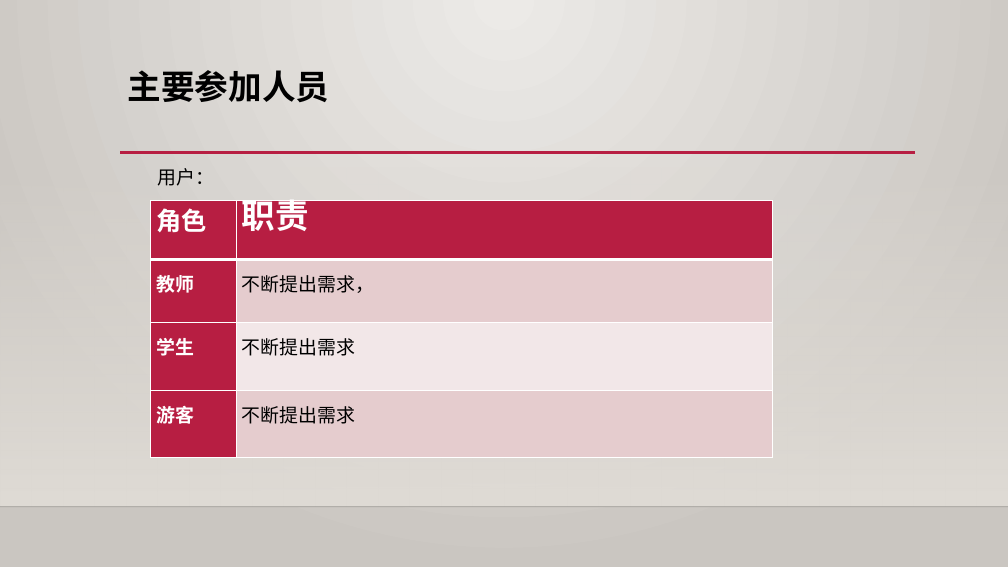
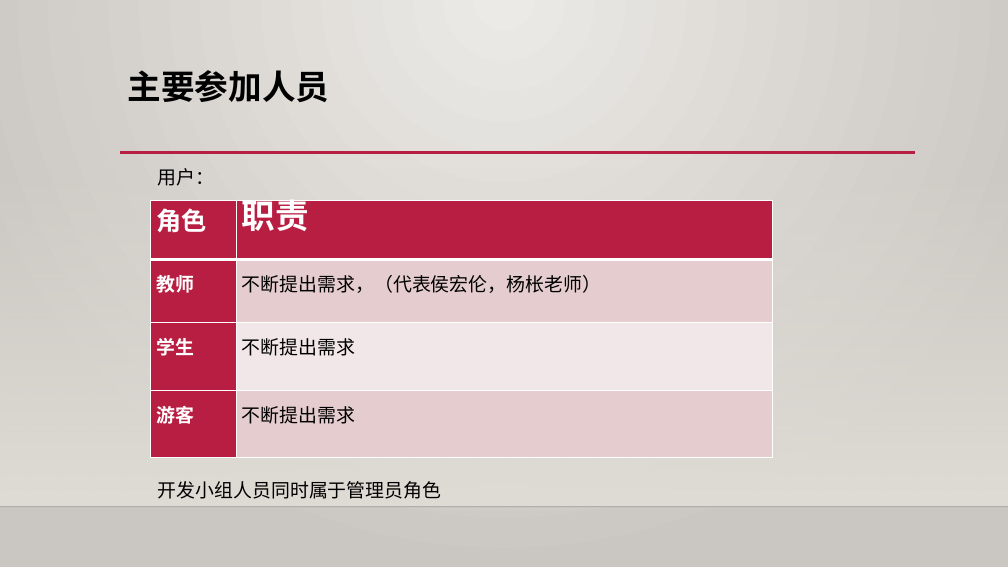
Before and after one commit to shangzhaoxiaozi/PRD-21, a slide deck: slide 8 of PRD-21-C2/非受控文档/项目评审文档/软件工程系列课程教学网站项目计划.pptx. Drawn at 1008x567 pixels with LibreOffice and Linux fonts; fonts in the diff are those of the drawing; background and template pictures are left out. Boxes give left, top, right and bottom in pixels: in the first picture for what was removed or moved away, otherwise in the second. Text is boxed around its words. In the diff, an @@ line names an element or a change of style, - is before the commit and + after.

```diff
--- a/PRD-21-C2/非受控文档/项目评审文档/软件工程系列课程教学网站项目计划.pptx
+++ b/PRD-21-C2/非受控文档/项目评审文档/软件工程系列课程教学网站项目计划.pptx
@@ table at <box>150,200,774,458</box> @@
-row 2, column 2: 不断提出需求，
+row 2, column 2: 不断提出需求，（代表侯宏伦，杨枨老师）
@@ text added at <box>158,481,441,499</box>, 18 pt, text #000000 @@
+开发小组人员同时属于管理员角色
```
Also in this commit, not shown: 2 other slides changed, 1 other file.
